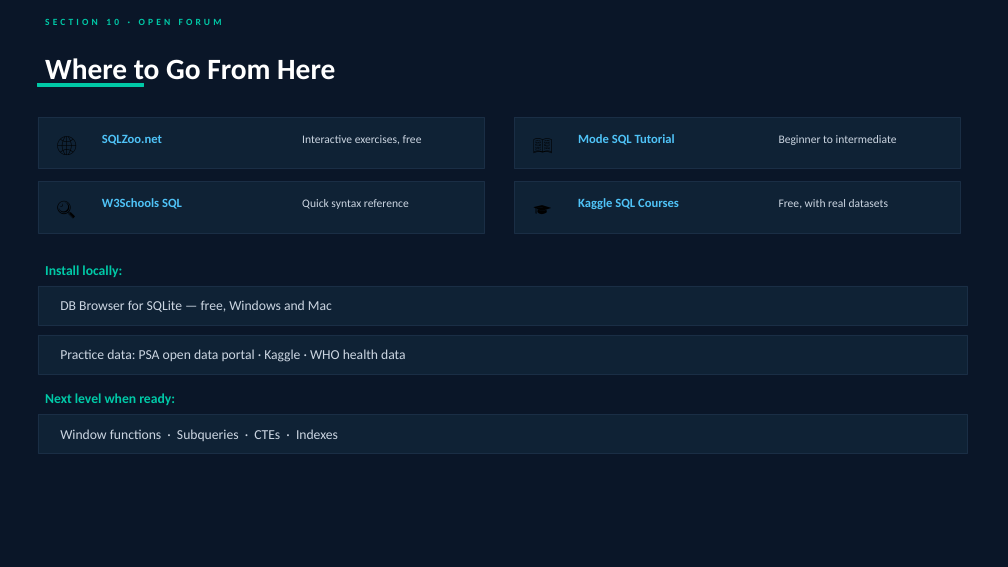
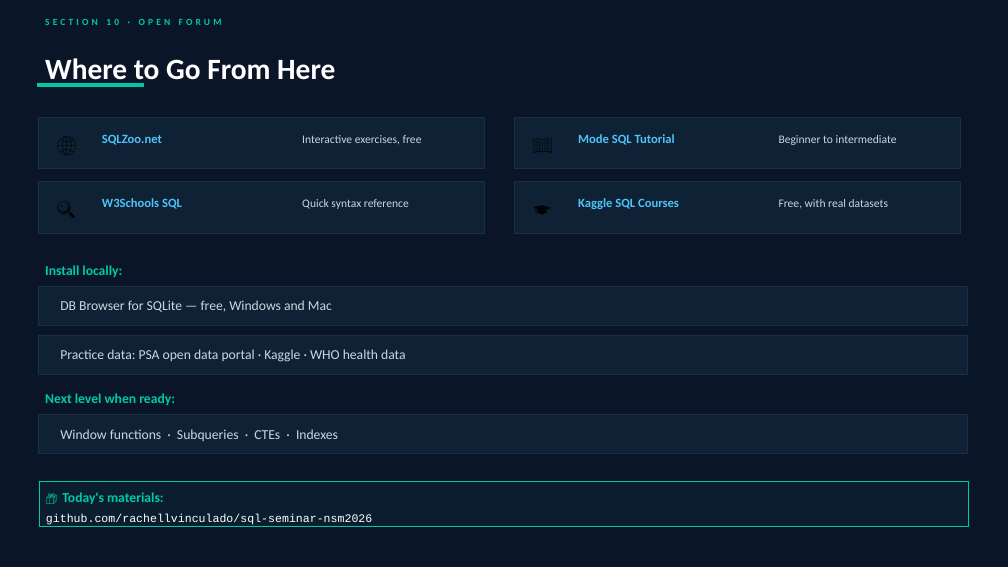
Before and after one commit to rachellvinculado/sql-seminar-nsm2026, a slide deck: slide 41 of SQL_Seminar_Deck_102026.pptx. Drawn at 1008x567 pixels with LibreOffice and Linux fonts; fonts in the diff are those of the drawing. Boxes give left, top, right and bottom in pixels: in the first picture for what was removed or moved away, otherwise in the second. Text is boxed around its words. In the diff, an @@ line names an element or a change of style, - is before the commit and + after.

Commit message:
add the github link

```diff
--- a/SQL_Seminar_Deck_102026.pptx
+++ b/SQL_Seminar_Deck_102026.pptx
@@ rectangle added at [39, 481, 969, 526], fill #0A1E30, outline #00C9A7 0.8 pt @@
@@ text added at [62, 492, 164, 504], 13 pt, text #00C9A7, bold @@
+📦 Today's materials:
@@ text added at [46, 514, 372, 525], 11 pt, text #FFFFFF @@
+github.com/rachellvinculado/sql-seminar-nsm2026
```
